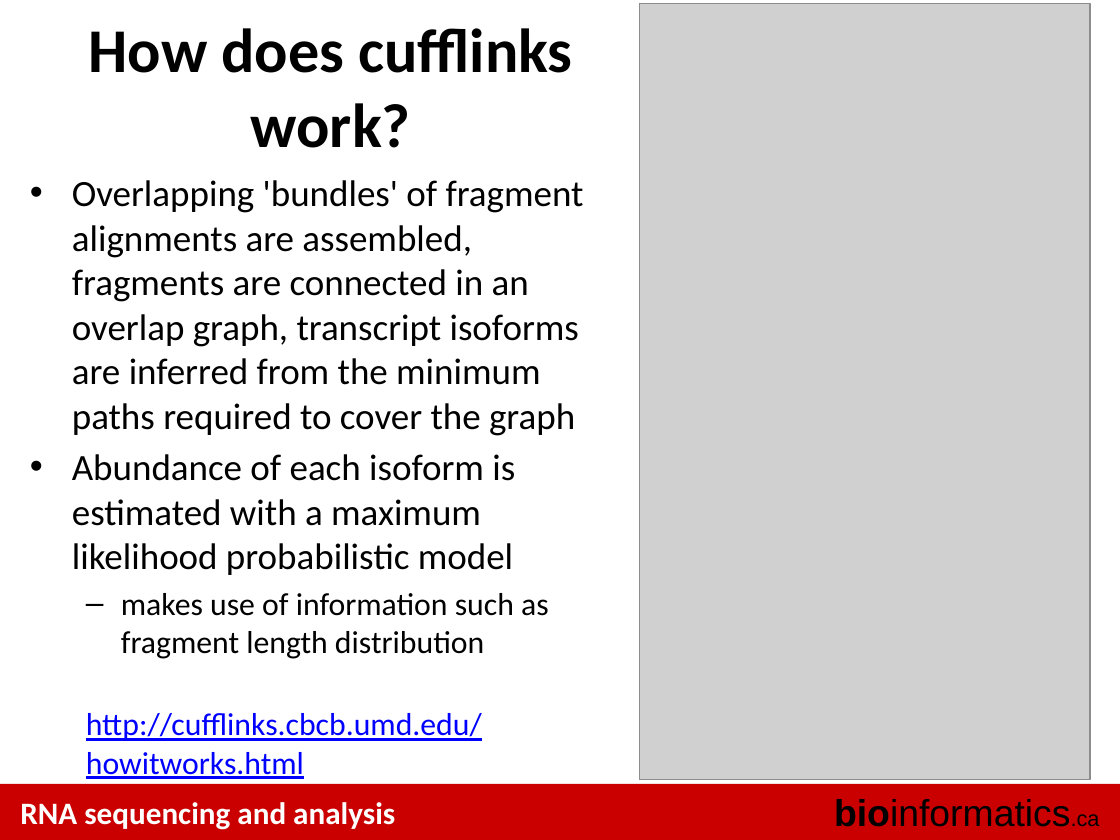
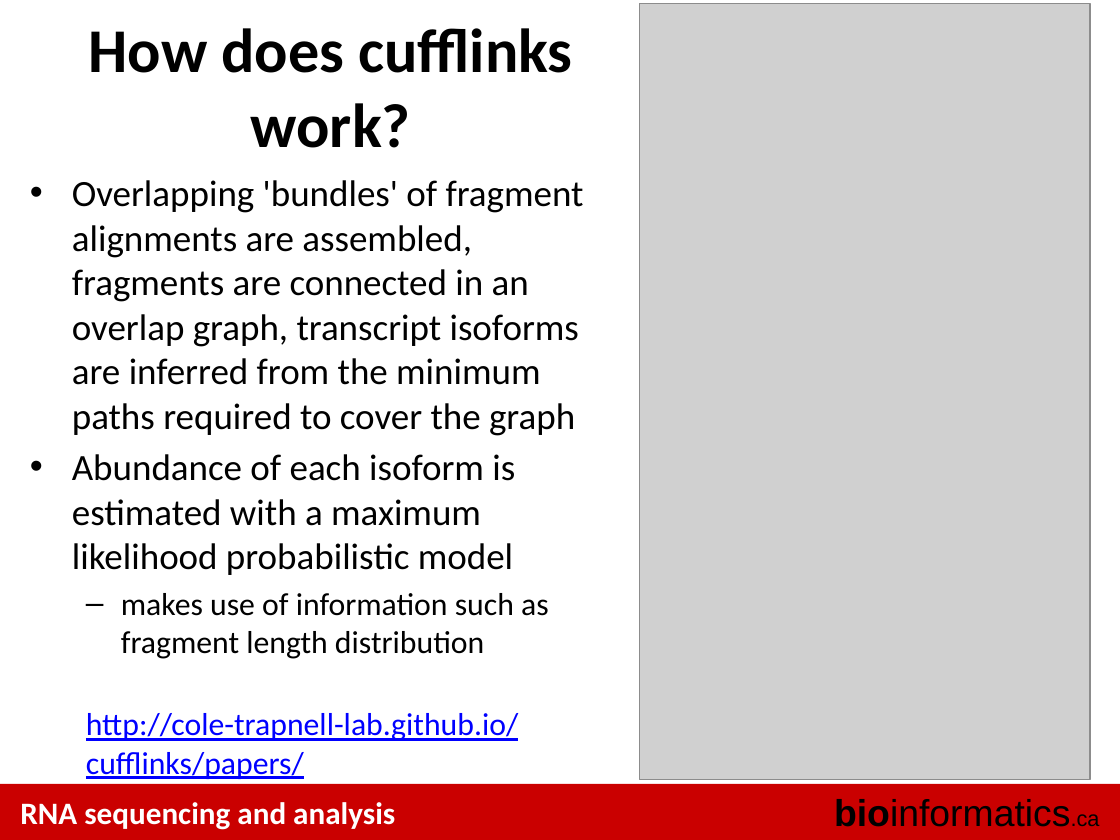
Before and after one commit to griffithlab/rnaseq_tutorial_wiki, a slide deck: slide 8 of LectureFiles/cbw/2015/RNASeq_Module3_Lecture.pptx. Drawn at 1120x840 pixels with LibreOffice and Linux fonts; fonts in the diff are those of the drawing; grey boxes stand for pictures. Boxes give left, top, right and bottom in pixels: in the first picture for what was removed or moved away, otherwise in the second. Text is boxed around its words. In the diff, an @@ line names an element or a change of style, - is before the commit and + after.

```diff
--- a/LectureFiles/cbw/2015/RNASeq_Module3_Lecture.pptx
+++ b/LectureFiles/cbw/2015/RNASeq_Module3_Lecture.pptx
@@ text at bbox=[86, 713, 518, 779]: text changed @@
-  http://cufflinks.cbcb.umd.edu/howitworks.html
+  http://cole-trapnell-lab.github.io/cufflinks/papers/
```
Also in this commit, not shown: 1 other slide changed.
